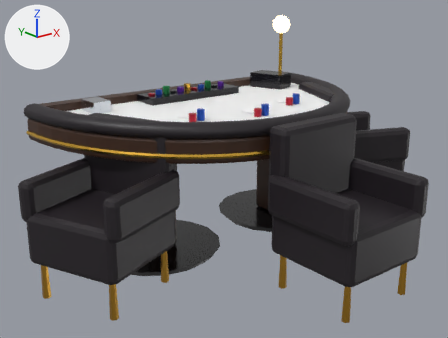
The Blender file v2/assets/sources/table-blackjack-hl.blend, before and after one commit.
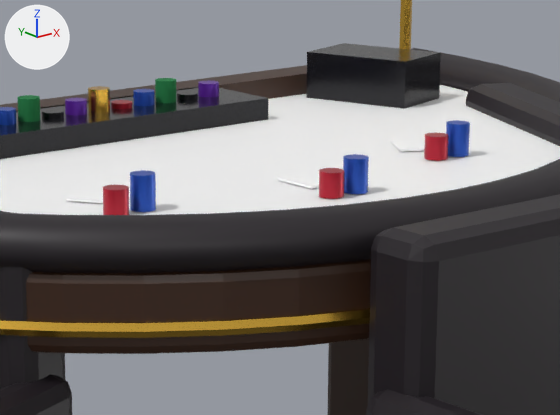
Each version is shown whole from a 50 mm lens placed at (-1.13, -3.45, 1.45), pointed at (0.82, -1.02, 0.48), then close up on the part from 35% to 73% of the width and 17% to 54% of the height. Arrows for +X, +Y and +Z are at upper left; the lights stay in place. The older version's two pictures come first. Objects named as collision shapes, trigger or cutter boxes, shadow casters or lower levels of detail are left out.

In view in the first close-up: 'table-blackjack-hl_lod0'.
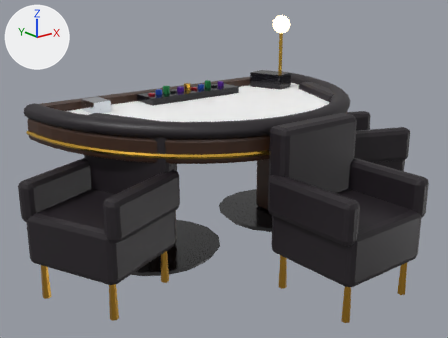
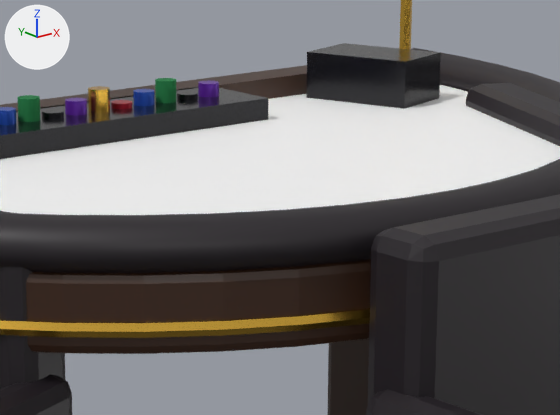
The change in detail:
me_table_blackjack_hl_lod0_001 is used by ob_table_blackjack_hl_lod0; parent ob_lod0; location (0.0, 0.0, 0.0).
me_table_blackjack_hl_lod0_001 had 3932 vertices, 1888 faces and spanned x -0.2..2.2, y -1.95..-0.3, z 0.0..1.2.
me_table_blackjack_hl_lod0_001 now has 3620 vertices, 1798 faces and spans x -0.2..2.2, y -1.95..-0.3, z 0.0..1.2.
me_table_blackjack_hl_lod0_001 part 1: 36 loose pieces with 312 vertices, spanning x 0.61..1.38, y -1.14..-0.86, z 0.76..0.82, are deleted.
me_table_blackjack_hl_lod0_001 no longer uses material mat_white (white #ffffff).

Where the change shows, as pixel boxes [x1, y1, x2, y2] in the close-ups (560 x 415 px):
part 1 of me_table_blackjack_hl_lod0_001, deleted
    before: [66, 120, 470, 215]
